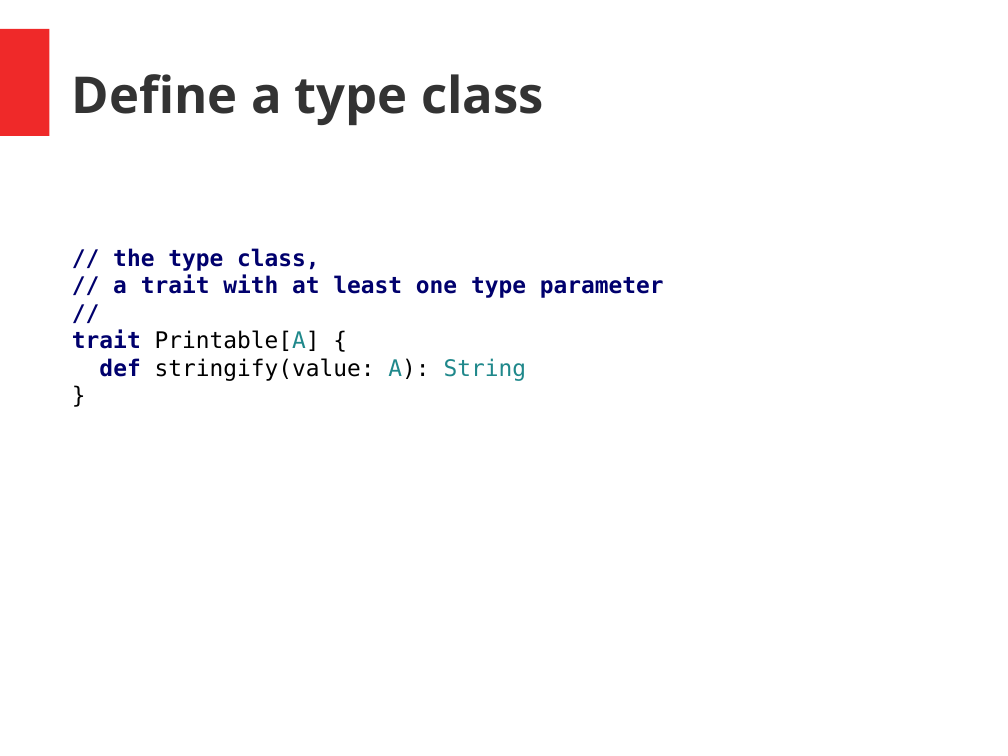
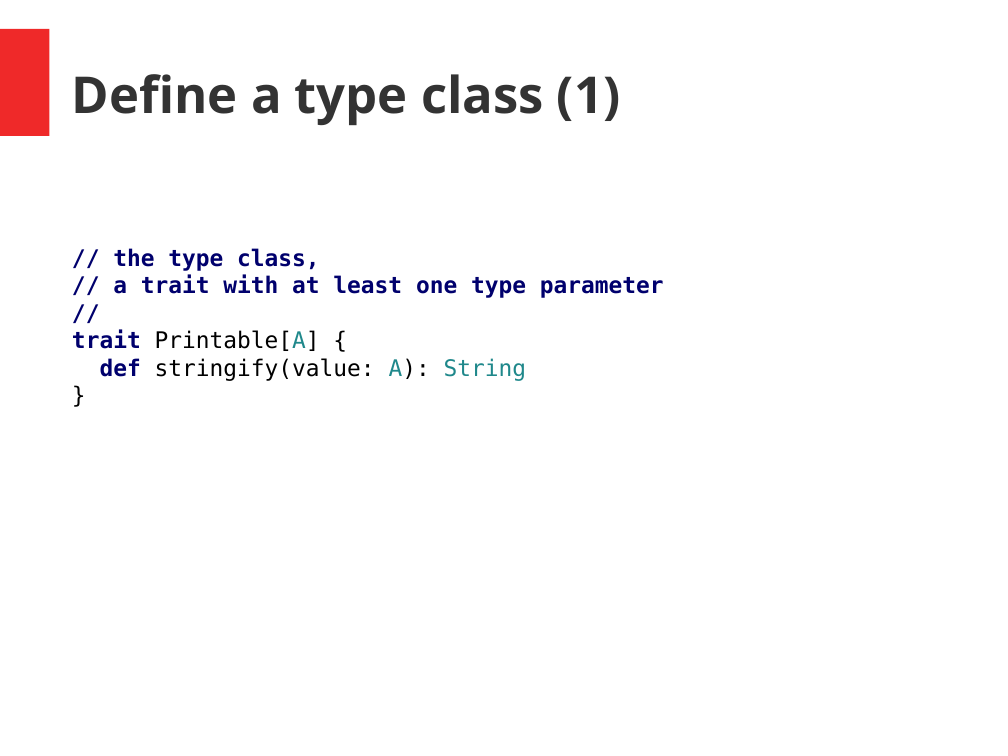
Before and after one commit to hermannhueck/typeclasses, a slide deck: slide 17 of Slides/TypeClasses.pptx. Drawn at 1008x756 pixels with LibreOffice and Linux fonts; fonts in the diff are those of the drawing. Boxes give left, top, right and bottom in pixels: in the first picture for what was removed or moved away, otherwise in the second. Text is boxed around its words. In the diff, an @@ line names an element or a change of style, - is before the commit and + after.

```diff
--- a/Slides/TypeClasses.pptx
+++ b/Slides/TypeClasses.pptx
@@ text at bbox=[72, 74, 620, 125]: text changed @@
-Define a type class
+Define a type class (1)
```
Also in this commit, not shown: 4 other slides changed, 1 other file.
